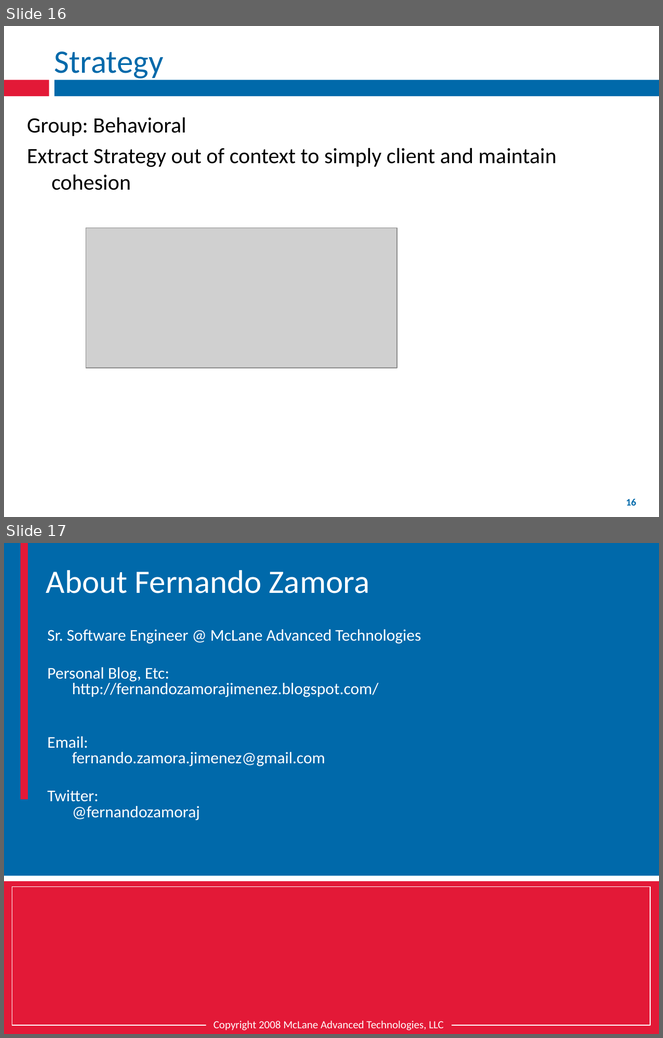
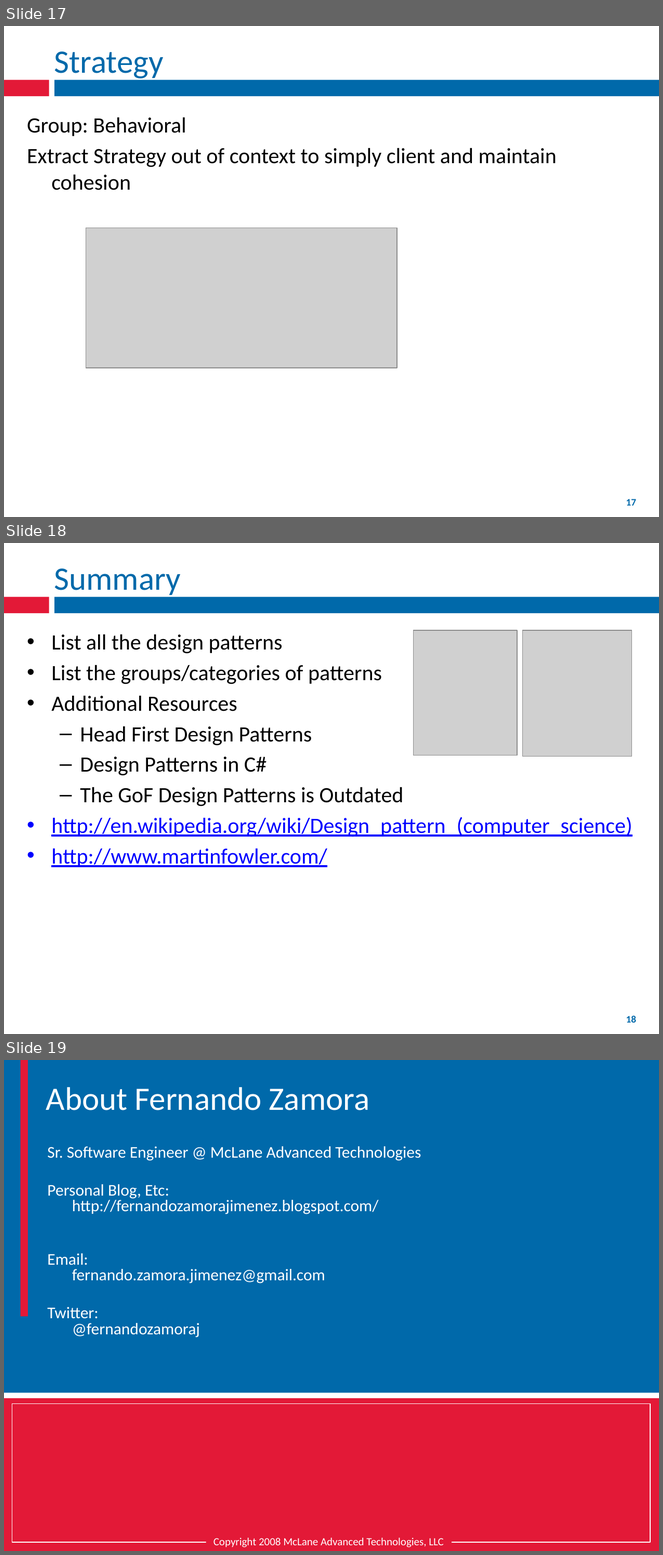
Before and after one commit to fernandozamoraj/design-patterns-presentation, a slide deck: Design Patterns Part 1.pptx. Shown one above the other, each under a label of ours: slides 16 and 17 before the commit, slides 17, 18 and 19 after it. The pictures are 663x1038 and 663x1555 pixels, drawn with LibreOffice and Linux fonts; fonts in the diff are those of the drawing; grey boxes stand for pictures. Boxes give left, top, right and bottom in pixels: in the first picture for what was removed or moved away, otherwise in the second. Text is boxed around its words. In the diff, an @@ line names an element or a change of style, - is before the commit and + after.

```diff
--- a/Design Patterns Part 1.pptx
+++ b/Design Patterns Part 1.pptx
@@ slide 18 added at box(4, 543, 659, 1034), background #FFFFFF; not listed: 3 template elements that a slide beside it also shows @@
@@ title added at box(54, 568, 181, 598), 36 pt, text #0069AA @@
+Summary
@@ text added at box(51, 634, 632, 867), 24 pt, text #000000 @@
+• List all the design patterns
+• List the groups/categories of patterns
+• Additional Resources
+  – Head First Design Patterns
+  – Design Patterns in C#
+  – The GoF Design Patterns is Outdated
+• http://en.wikipedia.org/wiki/Design_pattern_(computer_science)
+• http://www.martinfowler.com/
@@ picture added at box(414, 630, 517, 755) @@
@@ picture added at box(523, 630, 632, 756) @@
@@ rectangle added at box(184, 1013, 479, 1029), fill #FFFFFF, outline #FFFFFF 2 pt @@
@@ what was slide 16 is now slide 17 @@
@@ page number at box(626, 499, 636, 506): text changed @@
-16
+17
@@ what was slide 17 is now slide 19 @@
```
Also in this commit, not shown: 1 other slide added.
